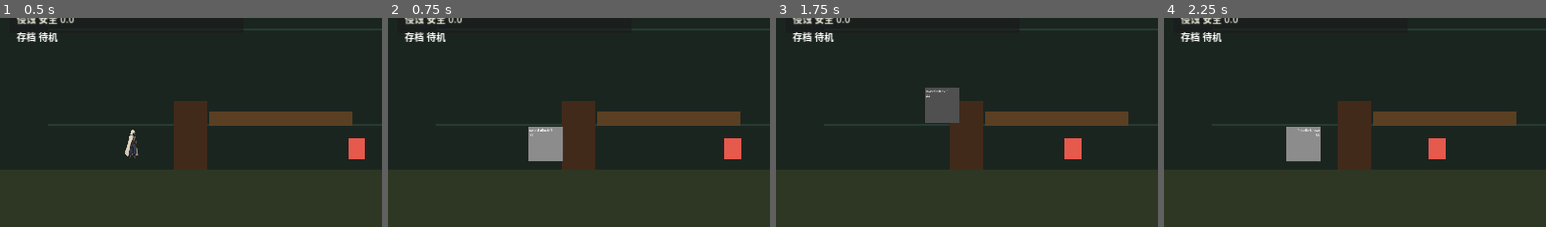
Above: before the commit, frames 1-4 (left to right).
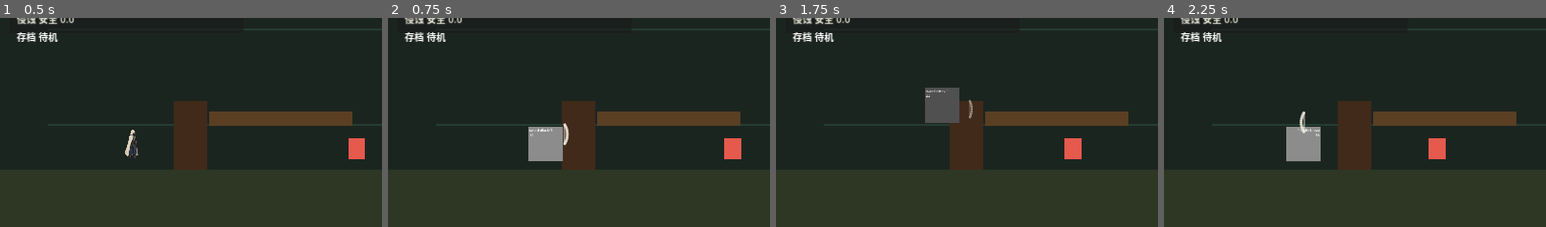
Above: after the commit, the same moments.

Repository: OutsiderK/BG
Game: Godot game, scene res://game/scenes/main/Main.tscn
The game is run twice, just before and just after one commit, with the same random seed, the same clock (stepped at 60 frames per second) and the same inputs.
Inputs (mouse positions are % of the whole screen's width and height, from its top left):
- Up to frame 1 (0.5 s): no input
- Up to frame 2 (0.75 s): move the mouse to (72, 43) at 0.52 s; hold D (move_right) from 0.53 s (still down); hold 1 (unfold) from 0.53 s (still down); click (72, 43) at 0.6 s
- Up to frame 3 (1.75 s): keep holding D (move_right); tap W (move_up) at 0.77, 1.52 s; move the mouse to (30, 54) at 1.27 s; release 1 (unfold) at 1.28 s; tap 1 (unfold) at 1.35 s; click (30, 54) at 1.55 s
- Up to frame 4 (2.25 s): move the mouse to (60, 26) at 2.02 s; release D (move_right) at 2.03 s; hold A (move_left) from 2.03 s (still down); hold 1 (unfold) from 2.03 s (still down); click (60, 26) at 2.1 s
The pictures show only the part of the screen within x 0-50%, y 34-84%; the shares and areas given below are measured in that part.

Frame 1 is identical in both runs. In frame 2, 0.1% of the frame differs, in the area x 45-48%, y 50-62%; in frame 3, less than 0.1%; in frame 4, 0.1%, in the area x 35-37%, y 44-56%.

Commit message:
feat: 添加剑击弧光FX
Co-Authored-By: Claude Opus 4.7 (1M context) <noreply@anthropic.com>

Diff:
--- a/game/data/weapons/sword_baseline.cfg
+++ b/game/data/weapons/sword_baseline.cfg
@@ -6,3 +6,11 @@
 reach=38.0
 hitbox_width=52.0
 hitbox_height=34.0
+
+[fx]
+arc_color="#E8E4D4"
+arc_alpha=0.85
+arc_lifetime=0.14
+arc_radius=34.0
+arc_thickness=4.0
+arc_span_radians=1.4
--- /dev/null
+++ b/game/scenes/fx/SwordArcFx.tscn
@@ -0,0 +1,6 @@
+[gd_scene load_steps=2 format=3 uid="uid://sword_arc_fx"]
+
+[ext_resource type="Script" path="res://game/scripts/fx/sword_arc_fx.gd" id="1_sword_arc_fx"]
+
+[node name="SwordArcFx" type="Node2D"]
+script = ExtResource("1_sword_arc_fx")
--- /dev/null
+++ b/game/scripts/fx/sword_arc_fx.gd
@@ -0,0 +1,51 @@
+extends Node2D
+class_name SwordArcFx
+
+@export var lifetime := 0.14
+@export var arc_color := Color(0.91, 0.894, 0.831, 0.85)
+@export var arc_radius := 34.0
+@export var arc_thickness := 4.0
+@export var arc_span := 1.4
+@export var arc_segments := 12
+
+var age := 0.0
+var facing_direction := 1
+var _base_alpha := 0.85
+
+func _ready() -> void:
+	z_index = 70
+	_base_alpha = arc_color.a
+	modulate.a = 1.0
+
+func setup(direction: int = 1, world_position: Vector2 = Vector2.ZERO) -> void:
+	if direction != 0:
+		facing_direction = 1 if direction > 0 else -1
+	global_position = world_position
+	scale.x = absf(scale.x) * float(facing_direction)
+	queue_redraw()
+
+func _process(delta: float) -> void:
+	age += delta
+	var progress := clampf(age / maxf(lifetime, 0.001), 0.0, 1.0)
+	modulate.a = 1.0 - smoothstep(0.35, 1.0, progress)
+	queue_redraw()
+	if progress >= 1.0:
+		queue_free()
+
+func _draw() -> void:
+	var progress := clampf(age / maxf(lifetime, 0.001), 0.0, 1.0)
+	var sweep_width := lerpf(arc_span, arc_span * 0.5, progress)
+	var radius := lerpf(arc_radius * 0.85, arc_radius * 1.05, progress)
+	var thickness := lerpf(arc_thickness, arc_thickness * 0.4, progress)
+	var start_angle := -sweep_width * 0.5
+	var step := sweep_width / float(maxi(arc_segments, 1))
+	var points := PackedVector2Array()
+	for i in range(arc_segments + 1):
+		var angle := start_angle + step * float(i)
+		points.append(Vector2(cos(angle), sin(angle)) * radius)
+	var color := Color(arc_color.r, arc_color.g, arc_color.b, _base_alpha)
+	for i in range(points.size() - 1):
+		draw_line(points[i], points[i + 1], color, thickness, true)
+	if points.size() >= 2:
+		var inner_color := Color(1.0, 1.0, 1.0, _base_alpha * 0.6)
+		draw_line(points[0], points[points.size() - 1], inner_color, thickness * 0.35, true)
--- a/game/scripts/player/player_controller.gd
+++ b/game/scripts/player/player_controller.gd
@@ -17,6 +17,7 @@
 @export var hurt_flash_interval := 0.06
 @export var hurt_flash_color := Color(1.0, 0.35, 0.35, 1.0)
 @export var death_tint := Color(0.28, 0.28, 0.32, 1.0)
+@export var sword_arc_fx_scene: PackedScene = preload("res://game/scenes/fx/SwordArcFx.tscn")
 
 var hp := 10
 var facing := Vector2.RIGHT
@@ -297,3 +298,24 @@
 		animated_actor.connect("hit_end", Callable(sword_attack, "end_active_window"))
 	if animated_actor.has_signal("anim_finished") and sword_attack.has_method("finish_attack"):
 		animated_actor.connect("anim_finished", Callable(sword_attack, "finish_attack"))
+	if animated_actor.has_signal("spawn_fx"):
+		animated_actor.connect("spawn_fx", Callable(self, "_on_actor_spawn_fx"))
+
+func _on_actor_spawn_fx(fx_name: StringName, world_position: Vector2) -> void:
+	if fx_name != &"sword_arc" or sword_arc_fx_scene == null:
+		return
+	var tree := get_tree()
+	if tree == null:
+		return
+	var parent_node: Node = tree.current_scene
+	if parent_node == null:
+		parent_node = get_parent()
+	if parent_node == null:
+		return
+	var fx := sword_arc_fx_scene.instantiate()
+	parent_node.add_child(fx)
+	if fx is Node2D:
+		(fx as Node2D).global_position = world_position
+	if fx.has_method("setup"):
+		var direction := int(signf(facing.x)) if absf(facing.x) > 0.001 else 1
+		fx.call("setup", direction, world_position)
--- /dev/null
+++ b/tools/godot/sword_fx_smoke.gd
@@ -0,0 +1,102 @@
+extends SceneTree
+
+const PLAYER_SCENE := "res://game/scenes/player/Player.tscn"
+const FX_NODE_NAME := "SwordArcFx"
+
+var _failures: Array[String] = []
+
+func _initialize() -> void:
+	call_deferred("_run")
+
+func _run() -> void:
+	var run_state := root.get_node_or_null("RunState")
+	var unfold_manager := root.get_node_or_null("UnfoldManager")
+	if run_state != null:
+		run_state.reset_run()
+	if unfold_manager != null:
+		unfold_manager.set_gameplay_blocked(false)
+
+	var packed := load(PLAYER_SCENE) as PackedScene
+	if packed == null:
+		_fail("Failed to load player scene: %s" % PLAYER_SCENE)
+		_finish()
+		return
+
+	var player := packed.instantiate()
+	root.add_child(player)
+	player.global_position = Vector2.ZERO
+	await physics_frame
+
+	var actor := player.get_node_or_null("AnimatedActor")
+	_assert(actor != null, "Player has AnimatedActor.")
+
+	var initial_fx_count := _count_fx_nodes(root)
+	_assert(initial_fx_count == 0, "No SwordArcFx exists before attack.")
+
+	player.facing = Vector2.RIGHT
+	player.call("_try_attack")
+	await physics_frame
+
+	actor.sprite.frame = 2
+	await physics_frame
+	await process_frame
+
+	var fx_count_after_event := _count_fx_nodes(root)
+	_assert(fx_count_after_event >= 1, "spawn_fx event creates a SwordArcFx node.")
+
+	# Let the FX age out (lifetime is 0.10-0.18 seconds; wait beyond 0.3s).
+	var elapsed := 0.0
+	while elapsed < 0.4:
+		await process_frame
+		elapsed += root.get_process_delta_time()
+
+	var fx_count_after_lifetime := _count_fx_nodes(root)
+	_assert(fx_count_after_lifetime == 0, "SwordArcFx is freed after its lifetime (no orphans).")
+
+	# Trigger again to confirm repeated attacks don't leak nodes.
+	if actor.has_method("play_attack"):
+		actor.call("play_attack", &"sword-attack-1")
+	await physics_frame
+	actor.sprite.frame = 2
+	await physics_frame
+	await process_frame
+	var fx_count_second := _count_fx_nodes(root)
+	_assert(fx_count_second >= 1, "Second attack also spawns a SwordArcFx.")
+
+	elapsed = 0.0
+	while elapsed < 0.4:
+		await process_frame
+		elapsed += root.get_process_delta_time()
+	_assert(_count_fx_nodes(root) == 0, "Repeated attacks do not leak SwordArcFx nodes.")
+
+	root.remove_child(player)
+	player.queue_free()
+	await process_frame
+	if unfold_manager != null:
+		unfold_manager.set_gameplay_blocked(false)
+	_finish()
+
+func _count_fx_nodes(node: Node) -> int:
+	var count := 0
+	for child in node.get_children():
+		var script: Script = child.get_script() as Script
+		if script != null and String(script.resource_path).ends_with("sword_arc_fx.gd"):
+			count += 1
+		count += _count_fx_nodes(child)
+	return count
+
+func _assert(condition: bool, message: String) -> void:
+	if not condition:
+		_fail(message)
+
+func _fail(message: String) -> void:
+	_failures.append(message)
+	printerr(message)
+
+func _finish() -> void:
+	if not _failures.is_empty():
+		printerr("Sword FX smoke failed with %d failure(s)." % _failures.size())
+		quit(1)
+		return
+	print("Sword FX smoke passed.")
+	quit(0)
